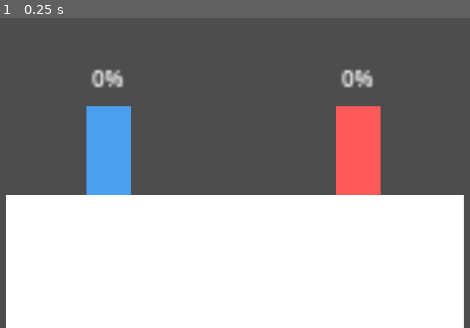
Above: before the commit, frame 1.
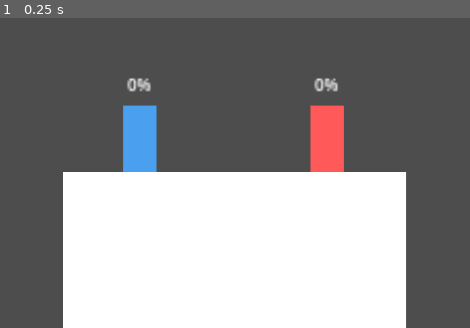
Above: after the commit, the same moment.

Repository: ekerot68-beep/Super-Smash-INDA
Game: Godot game, scene res://scenes/game.tscn
Same seed, same stepped clock (60 frames per second), same inputs: the game is played once before the commit and once after it.
Inputs:
- Up to frame 1 (0.25 s): no input

The runs differ from the first frame. In frame 1, 23% of the frame differs, in the area x 1-99%, y 16-100%.

Commit message:
deathzone: kill on exit from play-area rectangle (all four blast zones)

Diff:
--- a/scenes/deathzone.tscn
+++ b/scenes/deathzone.tscn
@@ -8,5 +8,5 @@
 [node name="Timer" type="Timer" parent="." unique_id=1049965218]
 one_shot = true
 
-[connection signal="body_entered" from="." to="." method="_on_body_entered"]
+[connection signal="body_exited" from="." to="." method="_on_body_exited"]
 [connection signal="timeout" from="Timer" to="." method="_on_timer_timeout"]
--- a/scenes/game.tscn
+++ b/scenes/game.tscn
@@ -2,11 +2,12 @@
 
 [ext_resource type="Script" uid="uid://dumvm573nb6uj" path="res://scripts/game.gd" id="1_lbhrr"]
 [ext_resource type="PackedScene" uid="uid://pd86rsbjwk4o" path="res://scenes/main_platform.tscn" id="1_uwrxv"]
-[ext_resource type="PackedScene" uid="uid://cplayer000001" path="res://scenes/player.tscn" id="2_yqjtg"]
-[ext_resource type="PackedScene" uid="uid://q12wjwc28gjb" path="res://scenes/deathzone.tscn" id="3_lnu2h"]
+[ext_resource type="PackedScene" path="res://scenes/player.tscn" id="2_yqjtg"]
+[ext_resource type="PackedScene" path="res://scenes/deathzone.tscn" id="3_lnu2h"]
+[ext_resource type="PackedScene" path="res://scenes/floating_platform.tscn" id="4_float"]
 
-[sub_resource type="WorldBoundaryShape2D" id="WorldBoundaryShape2D_lbhrr"]
-distance = -158.0
+[sub_resource type="RectangleShape2D" id="RectangleShape2D_playarea"]
+size = Vector2(500, 450)
 
 [node name="Game" type="Node2D" unique_id=1458226988]
 script = ExtResource("1_lbhrr")
@@ -15,7 +16,16 @@
 position = Vector2(-82, 33)
 
 [node name="Camera2D" type="Camera2D" parent="." unique_id=930410798]
-zoom = Vector2(4, 4)
+zoom = Vector2(3, 3)
+
+[node name="LeftFloating" parent="." unique_id=1367646327 instance=ExtResource("4_float")]
+position = Vector2(-192, 5)
+
+[node name="RightFloating" parent="." unique_id=106365959 instance=ExtResource("4_float")]
+position = Vector2(132, 5)
+
+[node name="TopFloating" parent="." unique_id=287770220 instance=ExtResource("4_float")]
+position = Vector2(-30, -30)
 
 [node name="player" parent="." unique_id=147218439 instance=ExtResource("2_yqjtg")]
 position = Vector2(45, 0)
@@ -35,7 +45,8 @@
 [node name="deathzone" parent="." unique_id=1842120127 instance=ExtResource("3_lnu2h")]
 
 [node name="CollisionShape2D" type="CollisionShape2D" parent="deathzone" unique_id=1909548511]
-shape = SubResource("WorldBoundaryShape2D_lbhrr")
+position = Vector2(0, 25)
+shape = SubResource("RectangleShape2D_playarea")
 
 [node name="game_label" type="Label" parent="." unique_id=511839337]
 offset_left = -140.0
--- a/scripts/deathzone.gd
+++ b/scripts/deathzone.gd
@@ -2,13 +2,16 @@
 
 @onready var timer: Timer = $Timer
 
-#Copy of body to use for timeout
+# Copy of the body that just left the play area, used for delayed respawn.
 var last_body: CharacterBody2D
 
-#Reload scene if player touckes deathzone
-func _on_body_entered(body: CharacterBody2D) -> void:
+
+# Called when a CharacterBody2D leaves the play-area rectangle. Starts a short
+# timer before triggering respawn so death feels less abrupt.
+func _on_body_exited(body: CharacterBody2D) -> void:
 	last_body = body
 	timer.start()
+
 
 func _on_timer_timeout() -> void:
 	if last_body:
